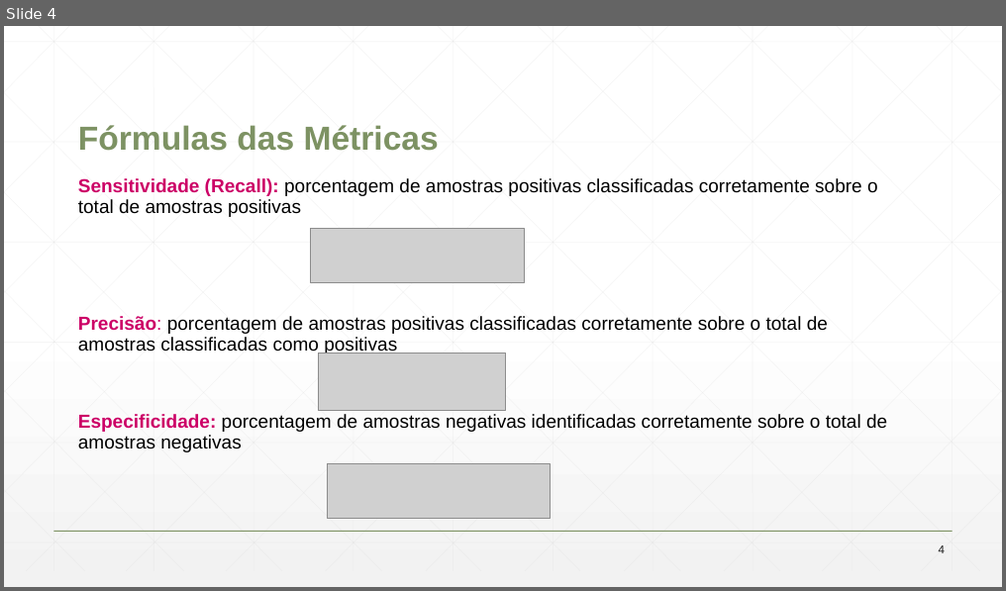
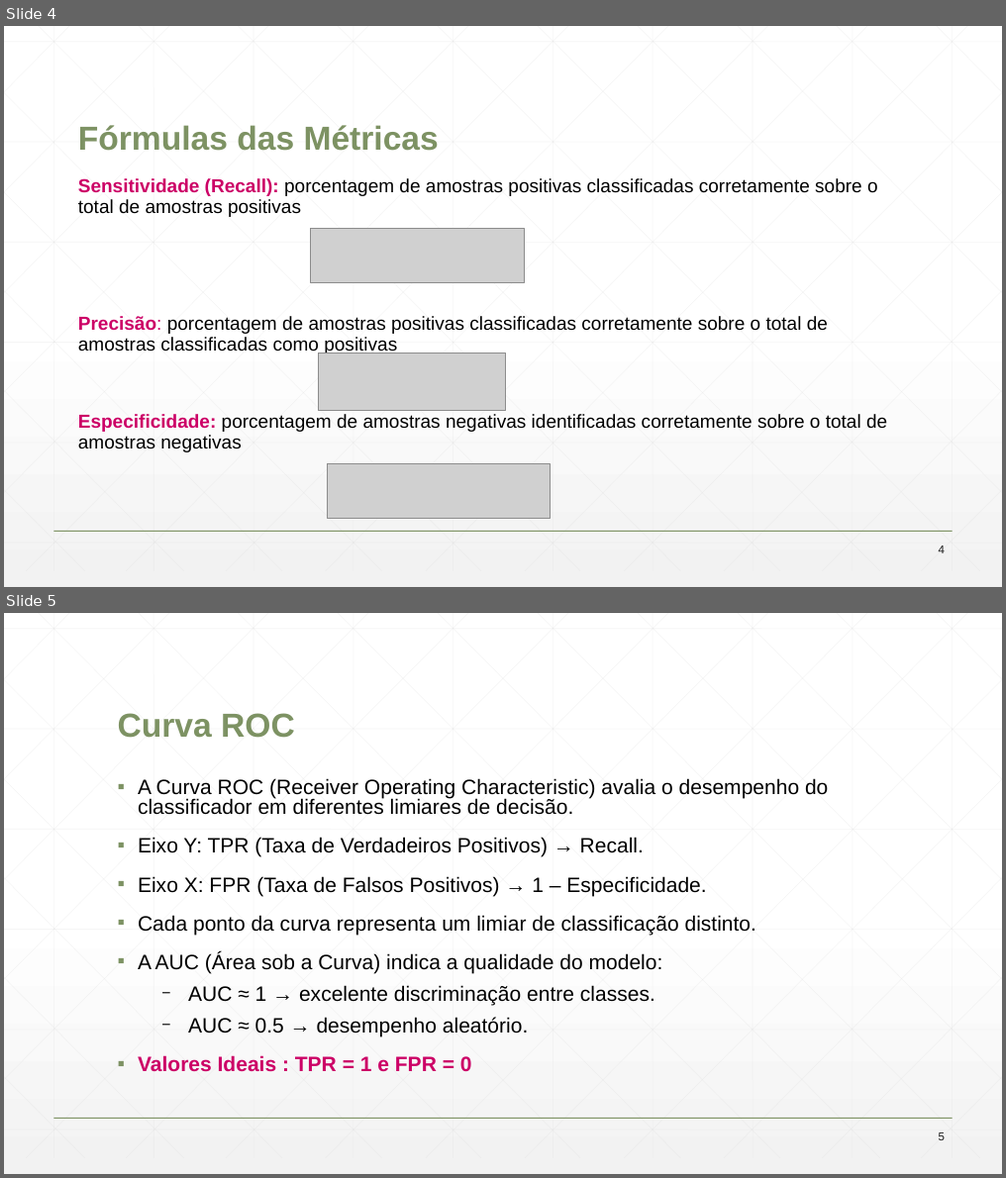
Before and after one commit to henrylrech/nba, a slide deck: Projeto_RNA_MLP_Modelo_de_Relatório.odp. Shown one above the other, each under a label of ours: slide 4 before the commit, slides 4 and 5 after it. The pictures are 1006x591 and 1006x1178 pixels, drawn with LibreOffice and Linux fonts; fonts in the diff are those of the drawing; grey boxes stand for pictures; background and template pictures are left out. Boxes give left, top, right and bottom in pixels: in the first picture for what was removed or moved away, otherwise in the second. Text is boxed around its words. In the diff, an @@ line names an element or a change of style, - is before the commit and + after.

```diff
--- a/Projeto_RNA_MLP_Modelo_de_Relatório.odp
+++ b/Projeto_RNA_MLP_Modelo_de_Relatório.odp
@@ slide 5 added at (4,613,1002,1174), background gradient #FFFFFF to #F2F2F2; not listed: 47 template elements that a slide beside it also shows @@
@@ title added at (118,713,295,738), 32 pt, text #7D9263, bold @@
+Curva ROC
@@ text added at (138,778,828,1072), 20 pt, text #000000 @@
+▪ A Curva ROC (Receiver Operating Characteristic) avalia o desempenho do classificador em diferentes limiares de decisão.
+▪ Eixo Y: TPR (Taxa de Verdadeiros Positivos) → Recall.
+▪ Eixo X: FPR (Taxa de Falsos Positivos) → 1 – Especificidade.
+▪ Cada ponto da curva representa um limiar de classificação distinto.
+▪ A AUC (Área sob a Curva) indica a qualidade do modelo:
+  − AUC ≈ 1 → excelente discriminação entre classes.
+  − AUC ≈ 0.5 → desempenho aleatório.
+▪ Valores Ideais : TPR = 1 e FPR = 0
@@ page number added at (939,1133,944,1141), 11 pt, text #1A1A1A @@
+5
```
Also in this commit, not shown: 2 slides changed, 4 other slides added, 3 slides removed, 4 other files.
